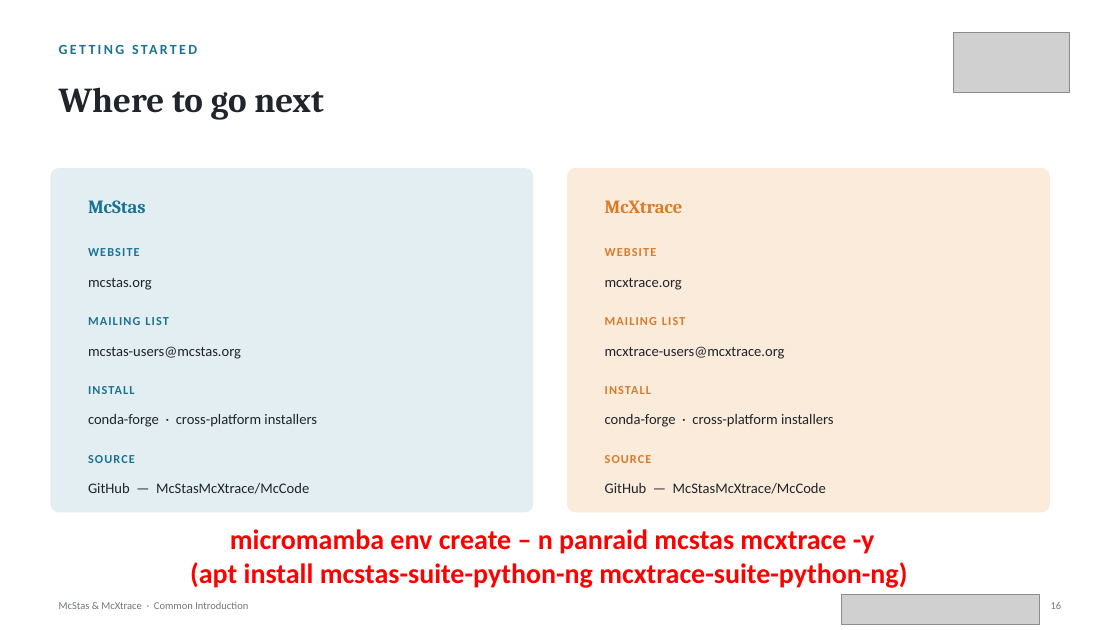
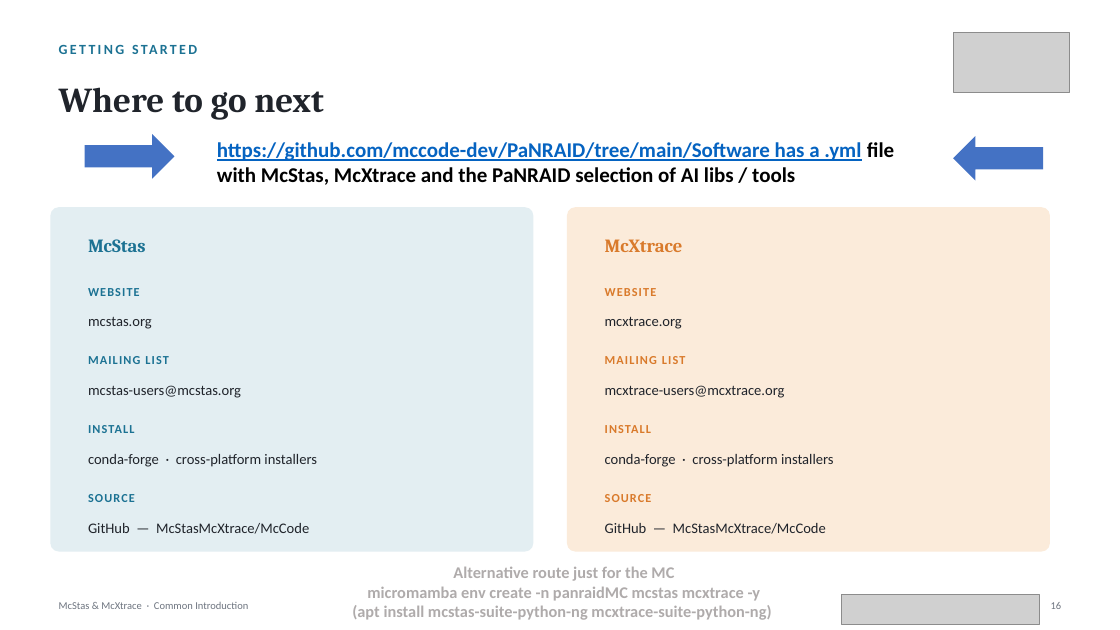
Before and after one commit to mccode-dev/PaNRAID, a slide deck: slide 17 of 21_September_Monday/02_Intro_and_General_Concepts/02_McStas_McXtrace_Common_Introduction.pptx. Drawn at 1120x630 pixels with LibreOffice and Linux fonts; fonts in the diff are those of the drawing; grey boxes stand for pictures. Boxes give left, top, right and bottom in pixels: in the first picture for what was removed or moved away, otherwise in the second. Text is boxed around its words. In the diff, an @@ line names an element or a change of style, - is before the commit and + after.

Commit message:
Update install-instruction: Use the yml file

```diff
--- a/21_September_Monday/02_Intro_and_General_Concepts/02_McStas_McXtrace_Common_Introduction.pptx
+++ b/21_September_Monday/02_Intro_and_General_Concepts/02_McStas_McXtrace_Common_Introduction.pptx
@@ right arrow added at [85,134,175,179], fill #4472C4 @@
@@ text added at [217,142,894,185], 18 pt, text #0563C1, bold, underline @@
+https://github.com/mccode-dev/PaNRAID/tree/main/Software has a .yml file with McStas, McXtrace and the PaNRAID selection of AI libs / tools
@@ right arrow added at [954,136,1044,181], fill #4472C4 @@
@@ 18 texts, 2 rounded rectangles: place and size @@
-18 texts, 2 rounded rectangles at [50,168,1050,513]
+18 texts, 2 rounded rectangles at [50,208,1050,552]
@@ text "Alternative route just for the ...": place and size @@
-text "Alternative route just for the ..." at [190,529,907,588]
+text "Alternative route just for the ..." at [352,567,771,620]
@@ text at [367,567,761,601]: text changed; size 24 to 14 pt; text colour #FF0000 to #AFABAB @@
-micromamba env create – n panraid mcstas mcxtrace -y
+Alternative route just for the MC
+micromamba env create -n panraidMC mcstas mcxtrace -y
@@ text at [352,605,771,620]: size 24 to 14 pt, text colour #FF0000 to #AFABAB in "(apt install mcstas-suite-python-ng mcxtrace-suite-python-ng ..." @@
```
Also in this commit, not shown: 1 other file.
